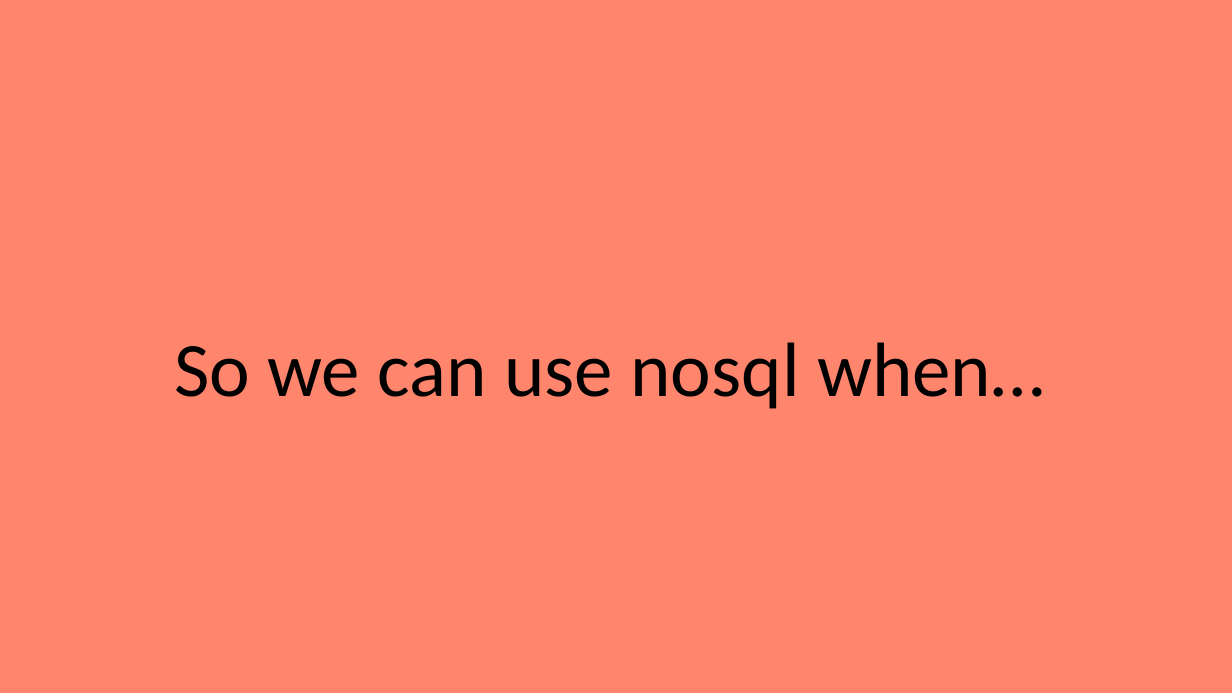
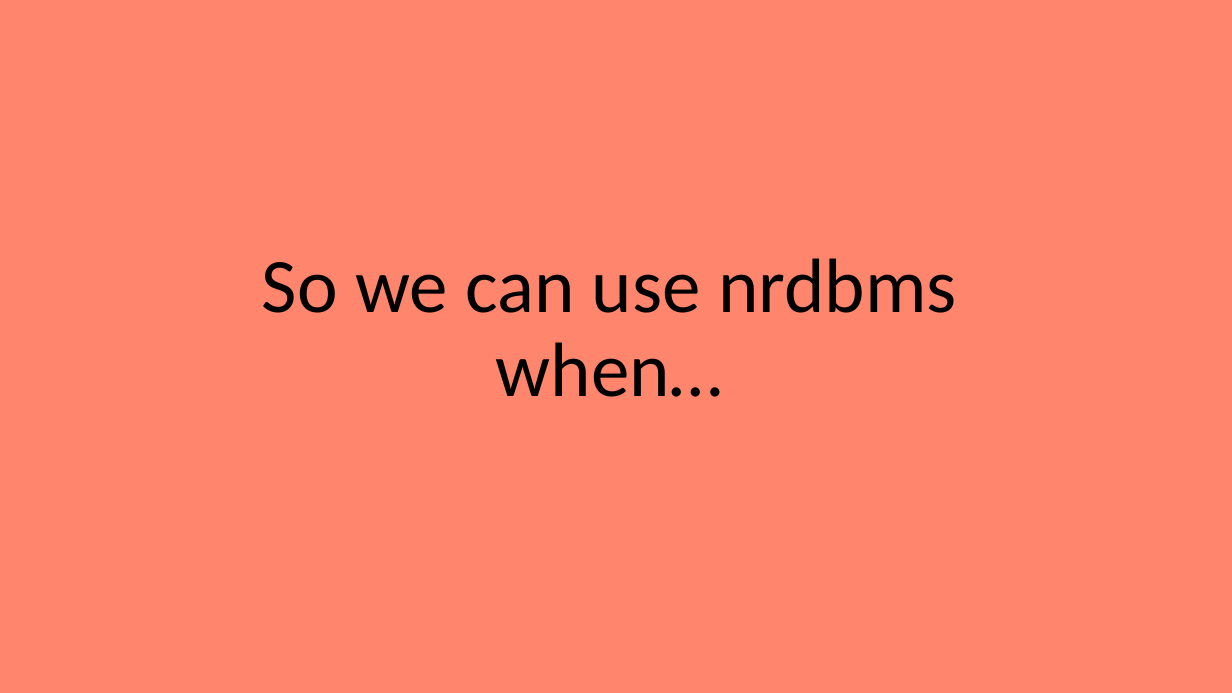
Before and after one commit to EmanueleCitarella/presentationAS, a slide deck: slide 30 of Sql vs NoSql.pptx (slide 29 before the commit). Drawn at 1232x693 pixels with LibreOffice and Linux fonts; fonts in the diff are those of the drawing. Boxes give left, top, right and bottom in pixels: in the first picture for what was removed or moved away, otherwise in the second. Text is boxed around its words. In the diff, an @@ line names an element or a change of style, - is before the commit and + after.

```diff
--- a/Sql vs NoSql.pptx
+++ b/Sql vs NoSql.pptx
@@ title at <box>262,258,957,397</box>: text changed @@
-So we can use nosql when…
+So we can use nrdbms when…
```
Also in this commit, not shown: 4 other slides changed, 2 slides added, 1 slide removed, 1 other file.
